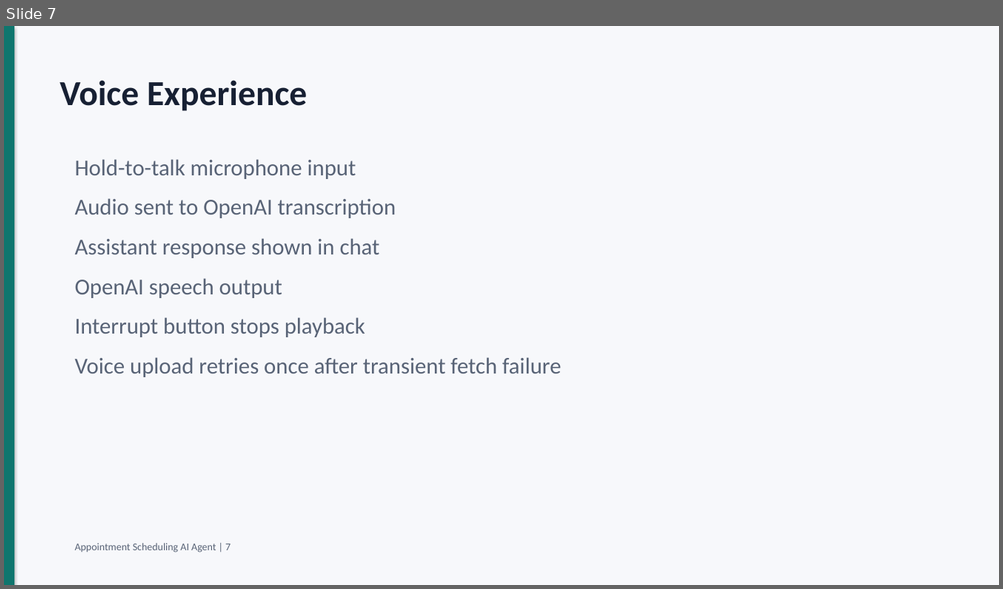
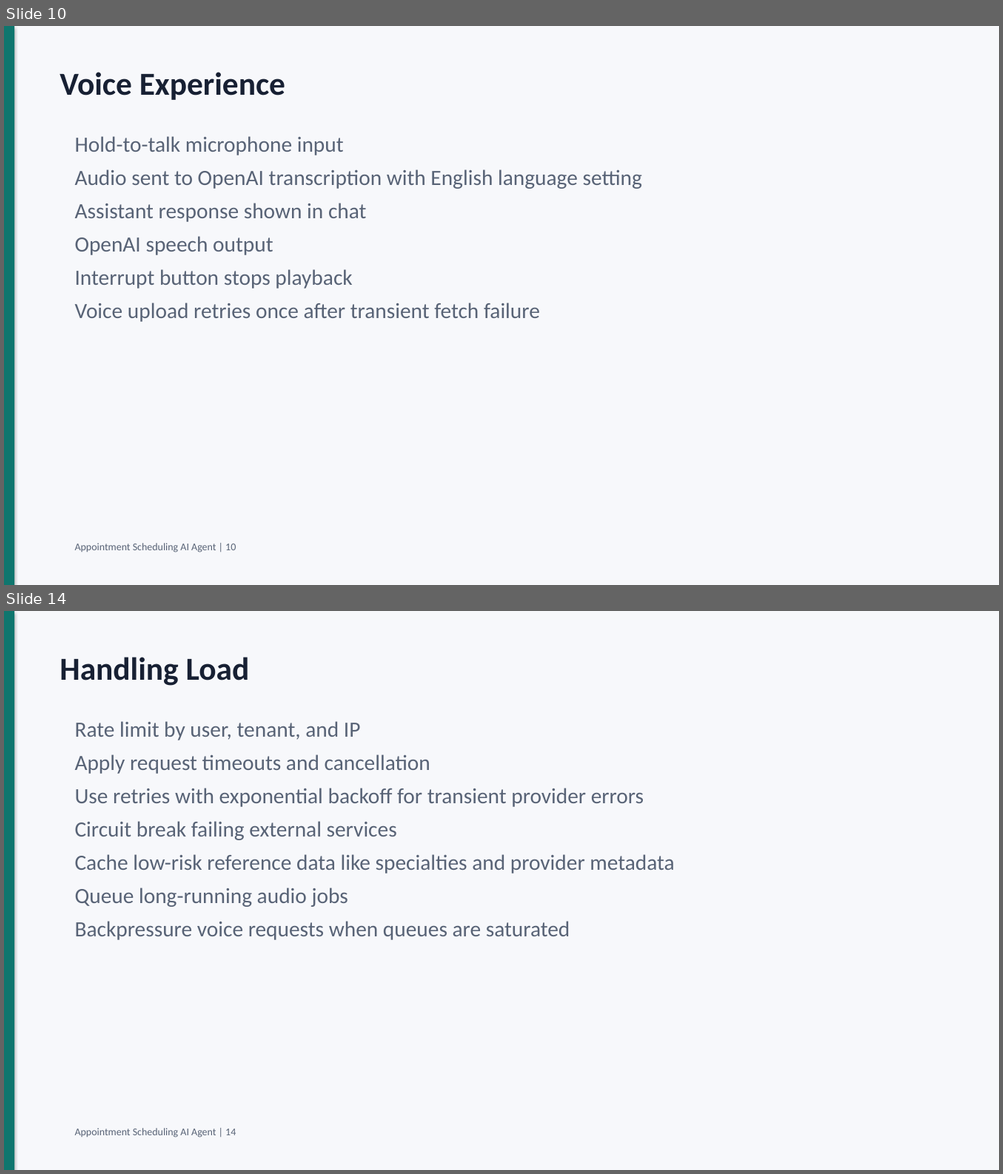
Before and after one commit to amankumarhal/scheduling_agent, a slide deck: docs/appointment_agent_interview_deck.pptx. Shown one above the other, each under a label of ours: slide 7 before the commit, slides 10 and 14 after it; the slides between them are not shown. The pictures are 1003x589 and 1003x1174 pixels, drawn with LibreOffice and Linux fonts; fonts in the diff are those of the drawing. Boxes give left, top, right and bottom in pixels: in the first picture for what was removed or moved away, otherwise in the second. Text is boxed around its words. In the diff, an @@ line names an element or a change of style, - is before the commit and + after.

Commit message:
Expand production system design slides

```diff
--- a/docs/appointment_agent_interview_deck.pptx
+++ b/docs/appointment_agent_interview_deck.pptx
@@ slide 14 added at (4, 611, 999, 1170), background #F7F8FB @@
@@ rectangle added at (4, 611, 14, 1170), fill #0F766E @@
@@ text added at (60, 657, 250, 686), 31 pt, text #172033, bold @@
+Handling Load
@@ text added at (75, 721, 674, 940), 21 pt, text #586376 @@
+Rate limit by user, tenant, and IP
+Apply request timeouts and cancellation
+Use retries with exponential backoff for transient provider errors
+Circuit break failing external services
+Cache low-risk reference data like specialties and provider metadata
+Queue long-running audio jobs
+Backpressure voice requests when queues are saturated
@@ text added at (75, 1128, 236, 1138), 10 pt, text #586376 @@
+Appointment Scheduling AI Agent | 14
@@ what was slide 7 is now slide 10 @@
@@ slide 10 changed as well @@
@@ text "Voice Experience": place and size @@
-text "Voice Experience" at (60, 80, 307, 111)
+text "Voice Experience" at (60, 72, 285, 100)
@@ text "Voice Experience" at (60, 72, 285, 100): size 34 to 31 pt @@
@@ text "Hold-to-talk microphone input": place and size @@
-text "Hold-to-talk microphone input" at (75, 159, 560, 378)
+text "Hold-to-talk microphone input" at (75, 136, 642, 322)
@@ text at (75, 136, 540, 322): size 22 to 21 pt in "Hold-to-talk microphone input", "Assistant response shown in chat", "OpenAI speech output", "Interrupt button stops playback" and 1 more places; less space between paragraphs @@
@@ text at (75, 170, 642, 189): text changed; size 22 to 21 pt @@
-Audio sent to OpenAI transcription
+Audio sent to OpenAI transcription with English language setting
@@ text at (75, 543, 236, 553): text changed @@
-Appointment Scheduling AI Agent | 7
+Appointment Scheduling AI Agent | 10
```
Also in this commit, not shown: 10 other slides changed, 13 other slides added, 4 slides removed, 1 other file.
